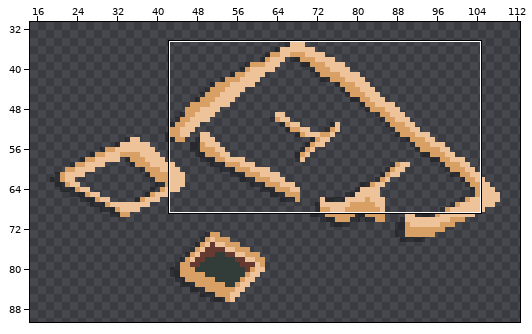
Pixel-art file: Pixel Art/Buildings/Sumerian Village Center.ase. The first picture is a wide view before the edit; the outline marks the close-up.
Close-up. Before the commit:
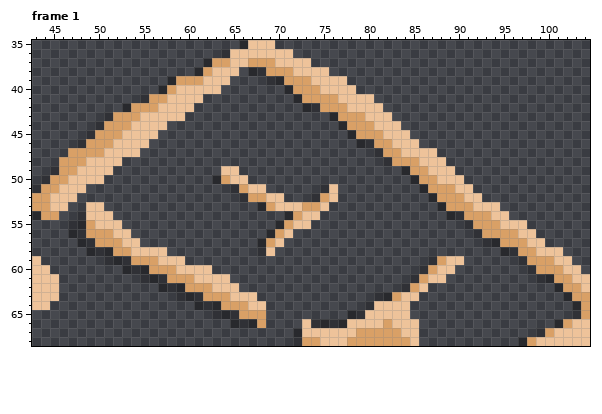
128x96 pixels, 2 frames. Shown: frame 1: x 43..104, y 35..68. The wide view leaves out empty margins.
Now the later version:
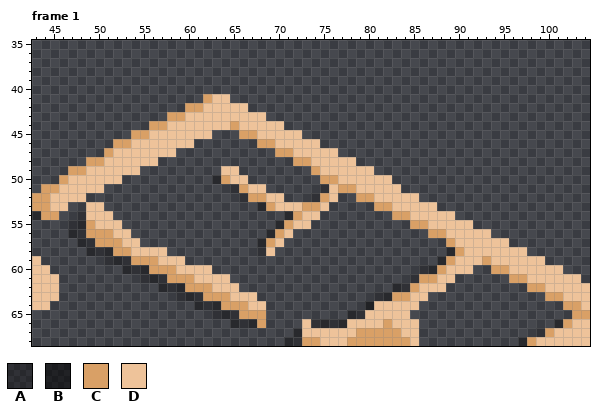
Palette (. is transparent): A #00000050  B #00000087  C #d9a066  D #eec39a
Commit: Imrproved Constructing art for Village Center
Change:
Changed rows in their new state; - is an unchanged pixel.
Frame 1, layers "Building", "Shadow":
first column x 43:
35 -----------------------....-----------------------------------
36 ---------------------........---------------------------------
37 -------------------............-------------------------------
38 ------------------.....-.........-----------------------------
39 ---------------.......----.........---------------------------
40 --------------.......-------........--------------------------
41 ------------.......CDD-------.........------------------------
42 ----------.......CCDDDDD------.........-----------------------
43 --------.......CCDDDDDDDDD-------.......----------------------
44 -------......CCDDDDDDDCDDDDD------.......---------------------
45 ------.....CC-DDDDDD---CCDDDDD-----.......--------------------
46 -----....CC--DDDDD-------CCDDDDD----.......-------------------
47 ----....C---DDDD-----------CCDDDDD----.......-----------------
48 ---...CC--DDDD---------------CCDDDDD---.......----------------
49 --..-C---DDD-------------------CDDDDDD---......---------------
50 -..-----DD----------------------CCDDDDDD--......--------------
51 .-----DD--------------------------CCDDDDD--......-------------
52 -----D------------------------------CCDDDDD-......------------
53 --------------------------------------CCDDDDD.......----------
54 ----------------------------------------CCDDDDD......---------
55 ------------------------------------------CCDDDDD......-------
56 --------------------------------------------CCDDDDD.....------
57 ----------------------------------------------CDDDDDD....-----
58 ----------------------------------------------ACDDDDDDD....---
59 --------------------------------------------.AC-DDCDDDDDD...--
60 --------------------------------------------AC-DD--CCDDDDDD..-
61 --------------------------------------------C-D------CCDDDDD-.
62 ----------------------------------------A---DD---------CCDDDD-
63 -----------------------------------------C-D-------------CCDDD
64 -------------------------------------B----D----------------CCD
65 ------------------------------------------------------------C-
68 ----------------------------A---------------------------------
Changed places in both close-ups, as pixel boxes (x1, y1, x2, y2):
changed: (32, 40, 590, 319)
added: (284, 337, 293, 346)
